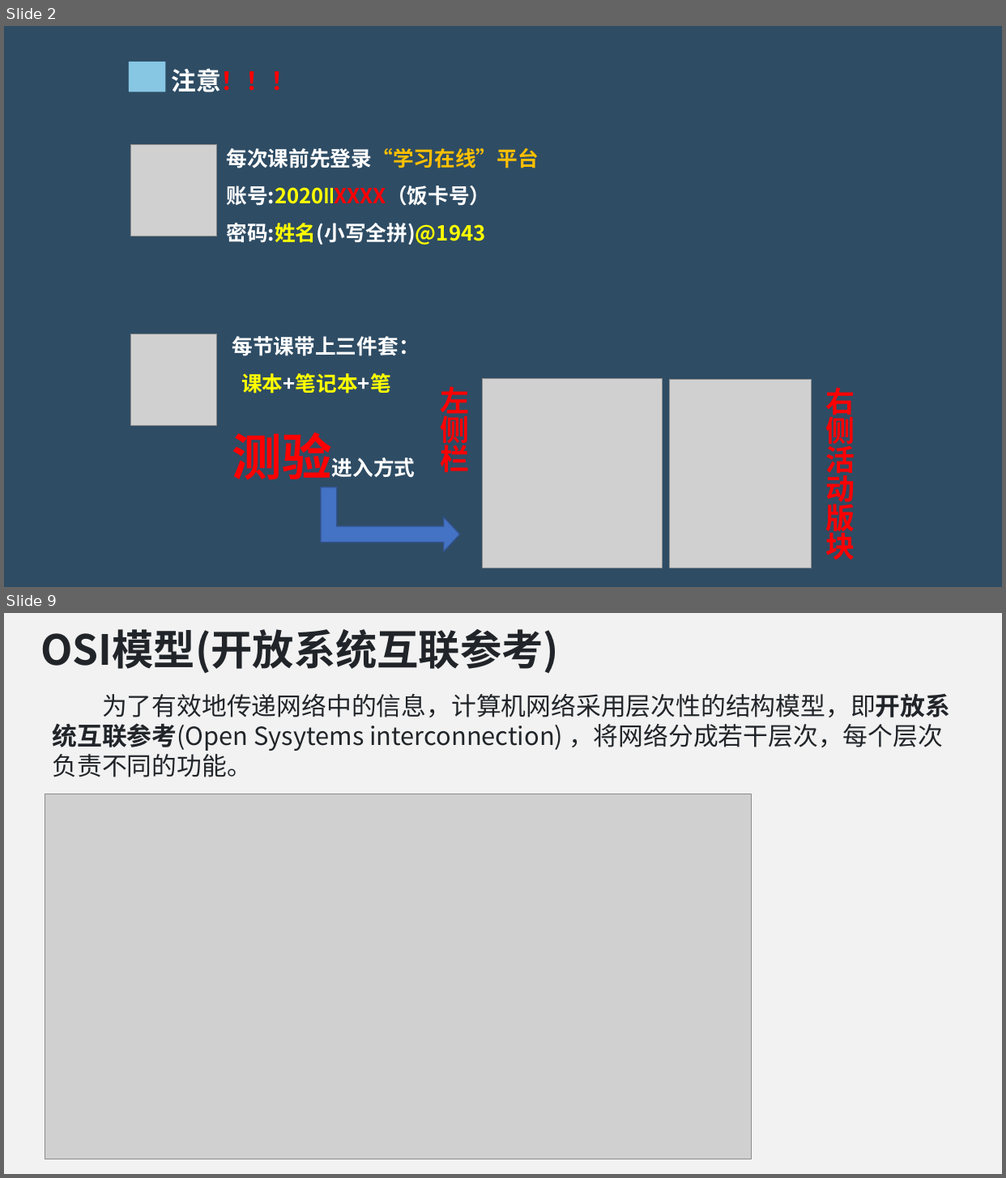
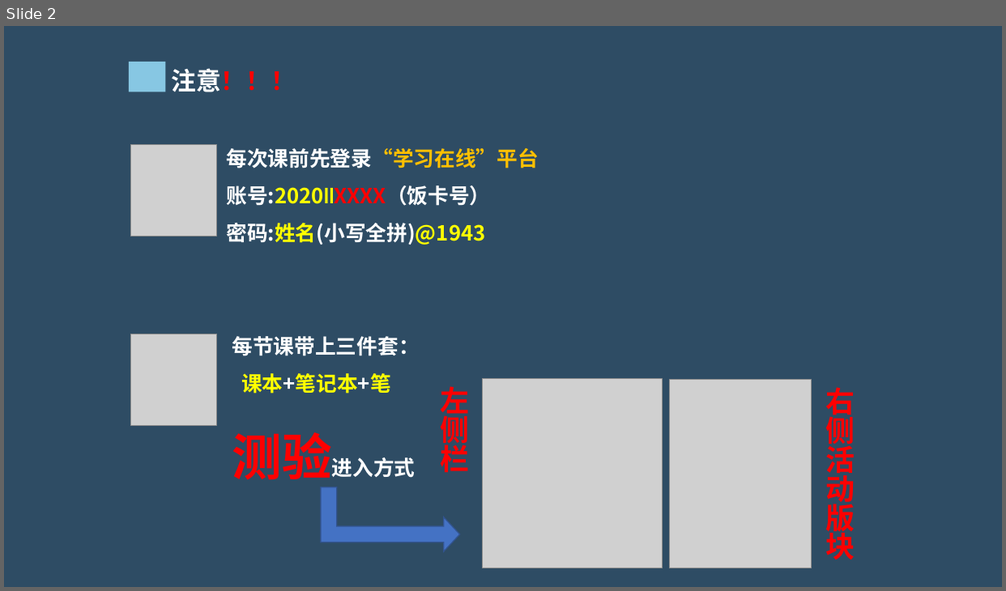
Before and after one commit to hongm32/2020design, a slide deck: 【第29课】无线局域网的组建/【第29课】无线局域网的组建.pptx. Shown one above the other, each under a label of ours: slides 2 and 9 before the commit, slide 2 after it; the slides between them are not shown. The pictures are 1006x1178 and 1006x591 pixels, drawn with LibreOffice and Linux fonts; fonts in the diff are those of the drawing; grey boxes stand for pictures. Boxes give left, top, right and bottom in pixels: in the first picture for what was removed or moved away, otherwise in the second. Text is boxed around its words. In the diff, an @@ line names an element or a change of style, - is before the commit and + after.

Commit message:
增加《【第30课】基于物联网的信息系统暨远程控制系统的组建》课件、知识梳理和在线测试题

```diff
--- a/【第29课】无线局域网的组建/【第29课】无线局域网的组建.pptx
+++ b/【第29课】无线局域网的组建/【第29课】无线局域网的组建.pptx
@@ slide 9 removed at (4,613,1002,1174), background #F2F2F2 @@
@@ text removed at (40,629,559,673) @@
-OSI模型(开放系统互联参考)
@@ text removed at (52,694,950,777) @@
-为了有效地传递网络中的信息，计算机网络采用层次性的结构模型，即开放系统互联参考(Open Sysytems interconnection) ，将网络分成若干层次，每个层次负责不同的功能。
@@ picture removed at (45,794,752,1160) @@
```
Also in this commit, not shown: 3 slides changed, 17 slides added, 14 other slides removed, 10 other files.
